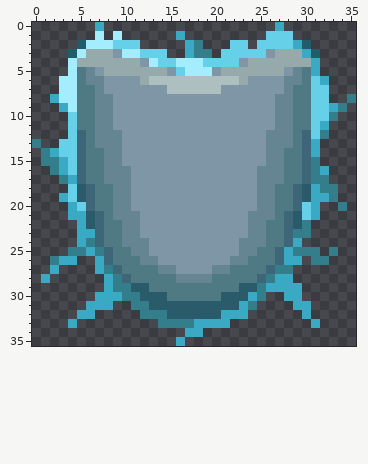
Pixel-art sprite -- textures/ui/absorption_effect.png. That is the earlier state.
The file is 36x36 pixels. Colours within 5 levels of each other are drawn and written as one.
New version:
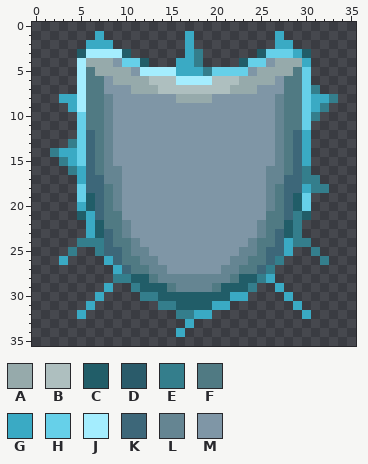
Palette (. is transparent): A #96aaab  B #aebfbf  C #215d68  D #2a5b6a  E #347e8c  F #507a83  G #3aaac4  H #66d0e9  J #a4edfe  K #3d6779  L #658592  M #7f96a6
Commit: Autopush passed textures from 2025-12-07
From old to new:
y 0: x 7 G -> .; x 27 G -> .
y 1: x 7 J -> G; x 9 J -> .; x 16..17 G. -> .G; x 26..28 HHH -> .G.
y 2: x 5..11 CJJJHHH -> .GGG...; x 18 E -> .; x 22..23 HH -> ..; x 25..30 HHHHGC -> ..GG..
y 3: x 4..14 CJAAAMJJHHH -> .CJJJJC....; x 19 E -> .; x 21..31 HHHHHMAAAGC -> ....CHHHGC.
y 4: x 4..5 JA -> .J; x 9..26 AAAMJHHJJJHHHHMAAA -> MHHC...GGE....CHHM; x 30..31 AG -> G.
y 5: x 4..7 JFLM -> .JFA; x 11..24 AAAAMHJJJMAAAA -> MJJJJGGGEHHHHM; x 28..31 MLFG -> AFH.
y 6: x 3..7 JJFLL -> ..JFF; x 9..11 MMM -> AAA; x 16..19 BBBB -> JJJJ; x 24..26 MMM -> AAA; x 28..32 LLFHG -> FFH..
y 7: x 3..5 JJF -> ..J; x 7 L -> F; x 11..14 MMMM -> AAAB; x 21..24 MMMM -> BAAA; x 28 L -> F; x 30..32 FHH -> HE.
y 8: x 2..5 GJJF -> .GGJ; x 7 L -> F; x 16..19 MMMM -> AAAA; x 28 L -> F; x 30..33 FHH. -> HGGE; x 35 E -> .
y 9: x 3..5 GJF -> .GJ; x 7 L -> F; x 28 L -> F; x 30..34 FHHGE -> HGE..
y 10: x 4..5 HF -> .H; x 7 L -> F; x 28 L -> F; x 30..33 FHHE -> HE..
y 11: x 4..5 HF -> .H; x 7 L -> F; x 28 L -> F; x 30..32 FHG -> H..
y 12: x 4..7 HKFL -> .HKF; x 9 L -> M; x 26 L -> M; x 28..32 LFKHE -> FKG..
y 13: x 0 E -> .; x 3..7 HHKFL -> .EHKF; x 9 L -> M; x 26 L -> M; x 28..31 LFKG -> FKG.
y 14: x 1..6 EGHHKF -> .EGGHK; x 9 L -> M; x 26 L -> M; x 29..31 FKG -> KG.
y 15: x 1..6 EEGHKF -> ..EGHK; x 9 L -> M; x 26 L -> M; x 29..31 FKE -> KG.
y 16: x 2..6 EGHKF -> ..EGK; x 10 L -> M; x 25 L -> M; x 29..32 FKEG -> KE..
y 17: x 3..7 EGKFF -> ..GKK; x 10 L -> M; x 25 L -> M; x 28..30 FFK -> KKE; x 32 E -> .
y 18: x 4..5 HD -> .H; x 7 F -> K; x 10 L -> M; x 25 L -> M; x 28 F -> K; x 30..31 DG -> GE; x 33 E -> .
y 19: x 3..7 GHDKF -> ..HCK; x 10 L -> M; x 25 L -> M; x 28..33 FKDGGE -> KCH...
y 20: x 4..7 GHKF -> .GCK; x 10 L -> M; x 25 L -> M; x 28..29 FK -> KC; x 31 G -> .; x 34 E -> .
y 21: x 4..6 GGD -> .CG; x 9..11 LLL -> FMM; x 24..26 LLL -> MMF; x 29..31 DHG -> EC.
y 22: x 5..7 GDK -> .GC; x 11 L -> M; x 24 L -> M; x 28..30 KDE -> CE.
y 23: x 5 G -> .; x 7..8 KF -> CK; x 11 L -> M; x 24 L -> M; x 27..28 FK -> KC; x 30 E -> .
y 24: x 5 G -> E; x 7..8 KF -> EK; x 10 L -> F; x 12 L -> M; x 23 L -> M; x 25 L -> F; x 27..30 FKG. -> KGEE
y 25: x 5..6 EG -> ..; x 9 F -> K; x 26 F -> K; x 29..30 EE -> ..; x 33 E -> .
y 26: x 2 E -> .; x 4 G -> .; x 7..9 GKF -> .GK; x 26..29 FKGG -> KE..; x 31 E -> .
y 27: x 2 G -> .; x 7..10 GEKF -> ..GK; x 13 F -> L; x 15 L -> M; x 20 L -> M; x 22 F -> L; x 25..28 FKEE -> KE..
y 28: x 1 G -> .; x 8 G -> .; x 10..12 KFF -> ECC; x 14..15 FF -> LL; x 20..21 FF -> LL; x 23..28 FFKEGG -> CCEG..
y 29: x 9..14 EEDDFF -> ..ECCC; x 16..19 FFFF -> LLLL; x 21..26 FFDDEG -> CCCE..; x 28..29 GG -> ..
y 30: x 8..25 GGEEDDDFFFFFFDDDGE -> ....EECCCCCCCCGG..; x 29 G -> .
y 31: x 7..8 GG -> ..; x 11..24 EEDDDDDDDDDDGE -> ...EECCCCGG...; x 30 G -> .
y 32: x 6 G -> .; x 12..23 EEEDDDDDDGGG -> ....EEGG....
y 33: x 4 G -> .; x 14..21 EEEEGGGG -> ...G....; x 31 G -> .
y 34: x 16..18 .GG -> G..
y 35: x 16 G -> .
Changed places in both pictures, as pixel boxes (x1, y1, x2, y2):
changed: (32, 22, 356, 346)
